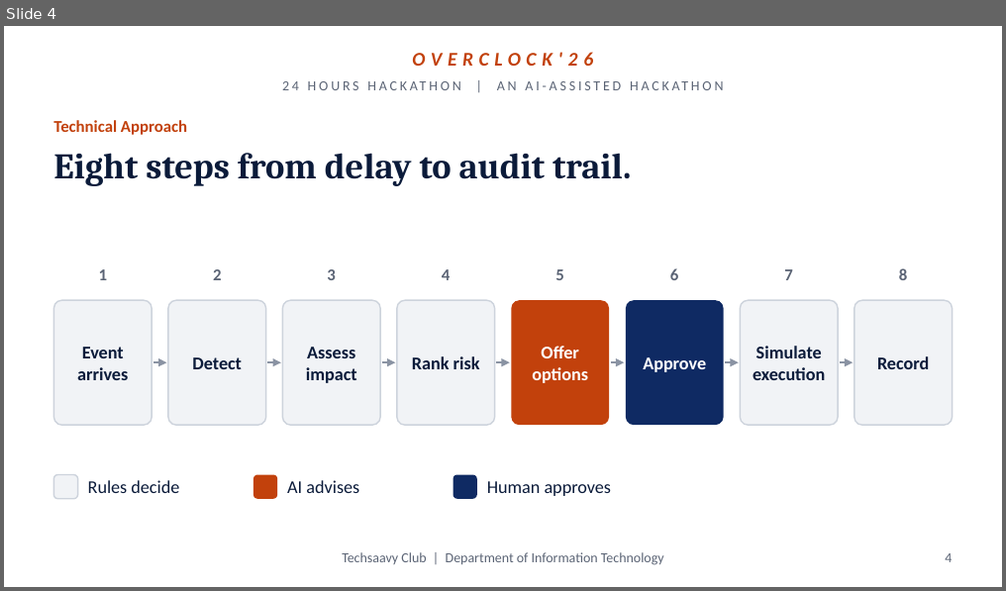
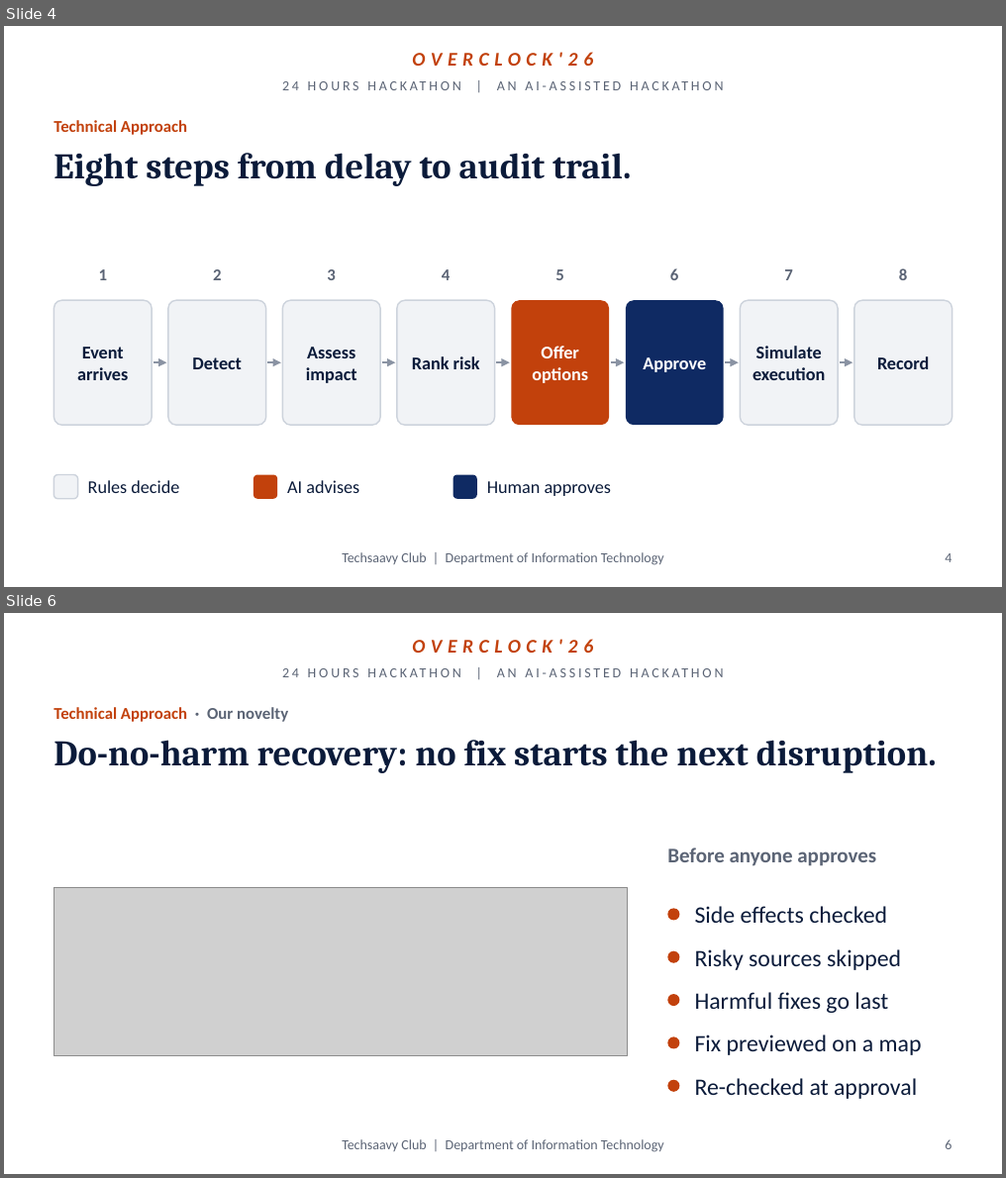
Before and after one commit to RakeshKumar-18/disruptionIQ, a slide deck: docs/DisruptionIQ_Overclock26.pptx. Shown one above the other, each under a label of ours: slide 4 before the commit, slides 4 and 6 after it; the slides between them are not shown. The pictures are 1006x591 and 1006x1178 pixels, drawn with LibreOffice and Linux fonts; fonts in the diff are those of the drawing; grey boxes stand for pictures; background and template pictures are left out. Boxes give left, top, right and bottom in pixels: in the first picture for what was removed or moved away, otherwise in the second. Text is boxed around its words. In the diff, an @@ line names an element or a change of style, - is before the commit and + after.

```diff
--- a/docs/DisruptionIQ_Overclock26.pptx
+++ b/docs/DisruptionIQ_Overclock26.pptx
@@ slide 6 added at [4, 613, 1002, 1174], background #FFFFFF; not listed: 3 template elements that a slide beside it also shows @@
@@ text added at [54, 707, 288, 722], 12 pt, text #C2410C, bold @@
+Technical Approach · Our novelty
@@ title added at [54, 740, 937, 773], 26 pt, text #0B1B3A, bold @@
+Do-no-harm recovery: no fix starts the next disruption.
@@ text added at [667, 848, 876, 866], 15 pt, text #5B6475, bold @@
+Before anyone approves
@@ picture added at [54, 888, 628, 1058] @@
@@ ellipse added at [667, 908, 679, 920], fill #C2410C @@
@@ text added at [695, 906, 887, 923], 17 pt, text #0B1B3A @@
+Side effects checked
@@ ellipse added at [667, 952, 679, 963], fill #C2410C @@
@@ text added at [695, 950, 901, 970], 17 pt, text #0B1B3A @@
+Risky sources skipped
@@ ellipse added at [667, 994, 679, 1006], fill #C2410C @@
@@ text added at [695, 992, 888, 1013], 17 pt, text #0B1B3A @@
+Harmful fixes go last
@@ ellipse added at [667, 1037, 679, 1049], fill #C2410C @@
@@ text added at [695, 1035, 922, 1056], 17 pt, text #0B1B3A @@
+Fix previewed on a map
@@ ellipse added at [667, 1080, 679, 1092], fill #C2410C @@
@@ text added at [695, 1078, 917, 1099], 17 pt, text #0B1B3A @@
+Re-checked at approval
@@ page number added at [944, 1140, 951, 1150], 10 pt, text #5B6475 @@
+6
```
Also in this commit, not shown: 6 slides changed, 3 other slides added, 1 slide removed, 2 other files.
